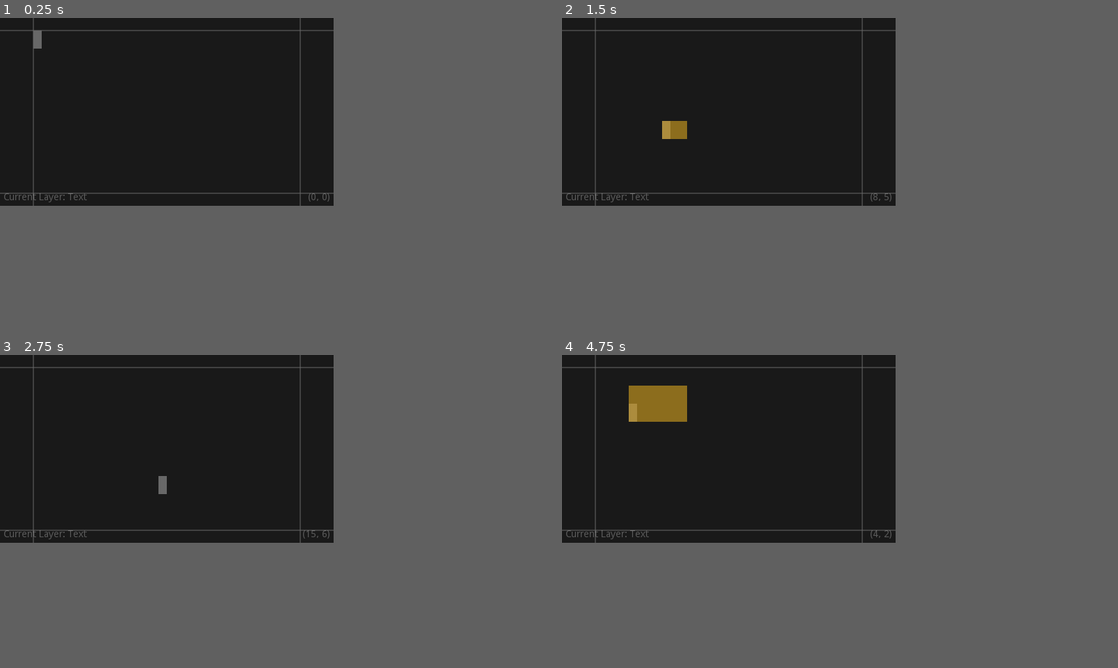
Above: before the commit, frames 1-4 (two rows, left to right).
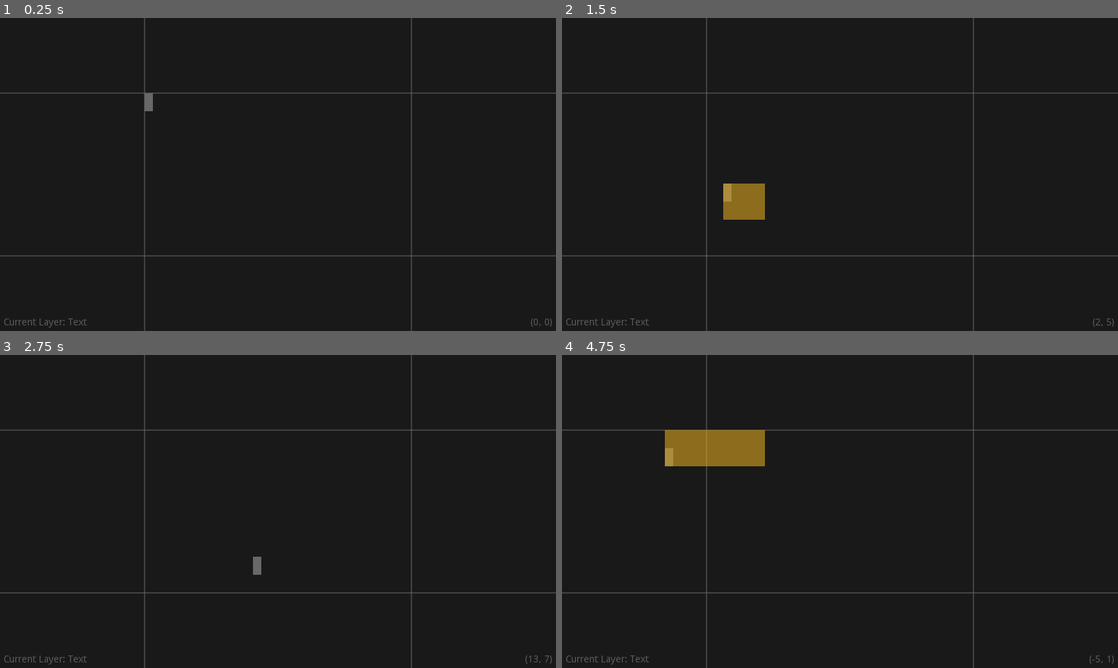
Above: after the commit, the same moments.

Repository: slapslash/TextMap
Game: Godot game, scene res://TextMap.tscn
Same seed, same stepped clock (60 frames per second), same inputs: the game is played once before the commit and once after it.
Inputs (mouse positions are in pixels of both pictures, inside the frame that each line leads up to):
- Up to frame 1 (0.25 s): no input
- Up to frame 2 (1.5 s): tap Enter at 0.5, 0.6 s; move the mouse to (801, 102) at 0.52 s; hold Right 0.53-1.25 s; click (801, 102) at 0.67 s; tap Space at 0.77, 1.25 s; drag from (662, 121) to (712, 149) at 1.27 s
- Up to frame 3 (2.75 s): move the mouse to (200, 408) at 2.02 s; hold Right from 2.03 s (still down); tap Delete at 2.1 s
- Up to frame 4 (4.75 s): release Right at 2.75 s; tap Enter at 2.75, 3.6 s; drag from (712, 486) to (628, 420) at 2.77 s; move the mouse to (828, 477) at 3.52 s; hold Left 3.53-4.25 s; tap Space at 3.77, 4.25 s; drag from (628, 420) to (678, 401) at 4.27 s
In our replay, the window is 480x270 before the commit and 800x450 after it. These sizes can differ from the game's own. Grey fills any space a smaller window leaves; there, only what the larger window draws over its background counts as a difference.

The runs differ from the first frame. In frame 1, 2.6% of the frame differs, in the area x 0-100%, y 0-100%; in frame 2, 3.5%; in frame 3, 2.6%; in frame 4, 5.7%.

Commit message:
update readme with demo images.

Diff:
--- a/project.godot
+++ b/project.godot
@@ -22,8 +22,8 @@
 
 [display]
 
-window/size/width=480
-window/size/height=270
+window/size/width=800
+window/size/height=450
 window/size/borderless=true
 window/stretch/aspect="keep"
 
@@ -54,6 +54,5 @@
 [rendering]
 
 2d/snapping/use_gpu_pixel_snap=true
-environment/default_clear_color=Color( 0, 0.101832, 0.109375, 1 )
 environment/default_environment="res://default_env.tres"
 quality/2d/use_pixel_snap=true
Binary file added: readme_tilemap.png
Binary file added: readme_welcome.png
Not shown, changed: README.md
